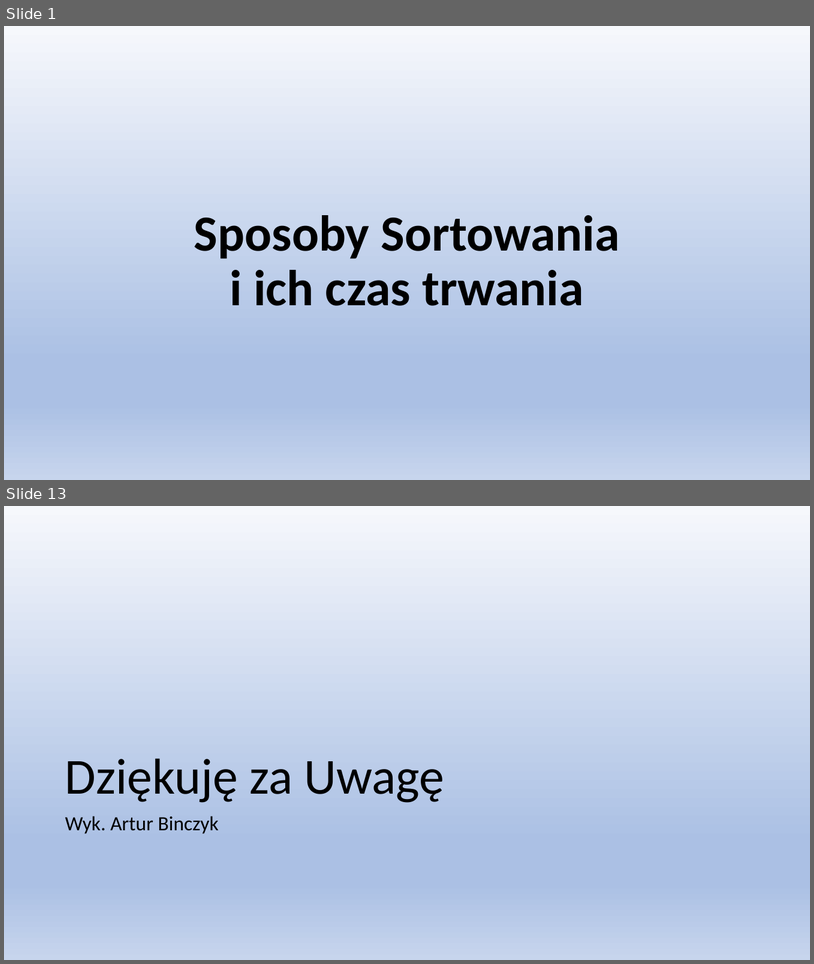
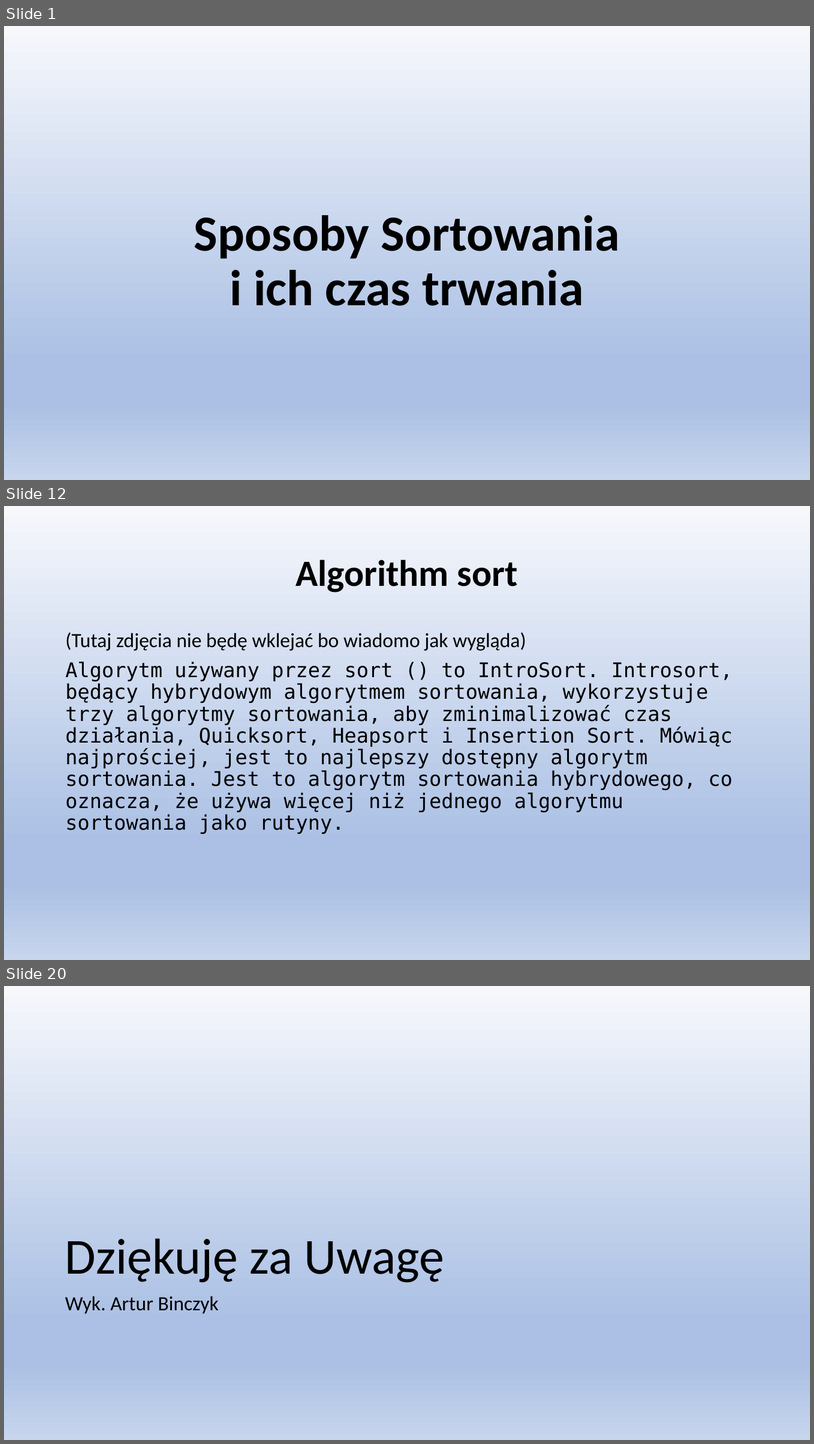
Before and after one commit to Binio77/Nowy-folder, a slide deck: Sposoby Sortowania.pptx. Shown one above the other, each under a label of ours: slides 1 and 13 before the commit, slides 1, 12 and 20 after it; the slides between them are not shown. The pictures are 814x964 and 814x1444 pixels, drawn with LibreOffice and Linux fonts; fonts in the diff are those of the drawing. Boxes give left, top, right and bottom in pixels: in the first picture for what was removed or moved away, otherwise in the second. Text is boxed around its words. In the diff, an @@ line names an element or a change of style, - is before the commit and + after.

```diff
--- a/Sposoby Sortowania.pptx
+++ b/Sposoby Sortowania.pptx
@@ slide 12 added at box(4, 506, 810, 960), background gradient #F6F8FC to #ABC0E4 to #C7D5ED @@
@@ title added at box(296, 559, 518, 592), 44 pt, text #000000, bold @@
+Algorithm sort
@@ text added at box(65, 632, 733, 834), 24 pt, text #000000 @@
+(Tutaj zdjęcia nie będę wklejać bo wiadomo jak wygląda)
+Algorytm używany przez sort () to IntroSort. Introsort, będący hybrydowym algorytmem sortowania, wykorzystuje trzy algorytmy sortowania, aby zminimalizować czas działania, Quicksort, Heapsort i Insertion Sort. Mówiąc najprościej, jest to najlepszy dostępny algorytm sortowania. Jest to algorytm sortowania hybrydowego, co oznacza, że używa więcej niż jednego algorytmu sortowania jako rutyny.
@@ what was slide 13 is now slide 20 @@
```
Also in this commit, not shown: 11 slides changed, 6 other slides added.
